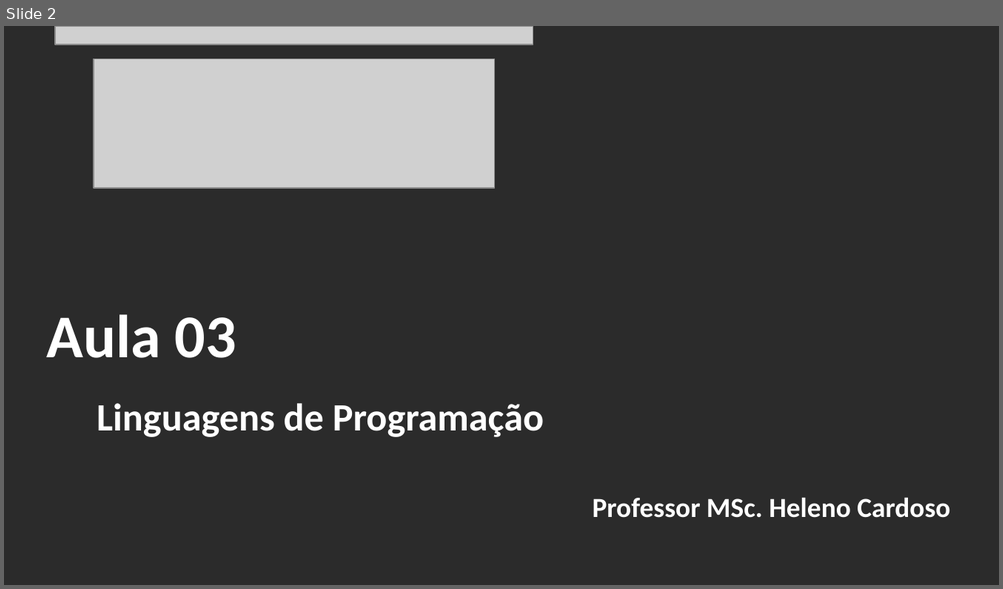
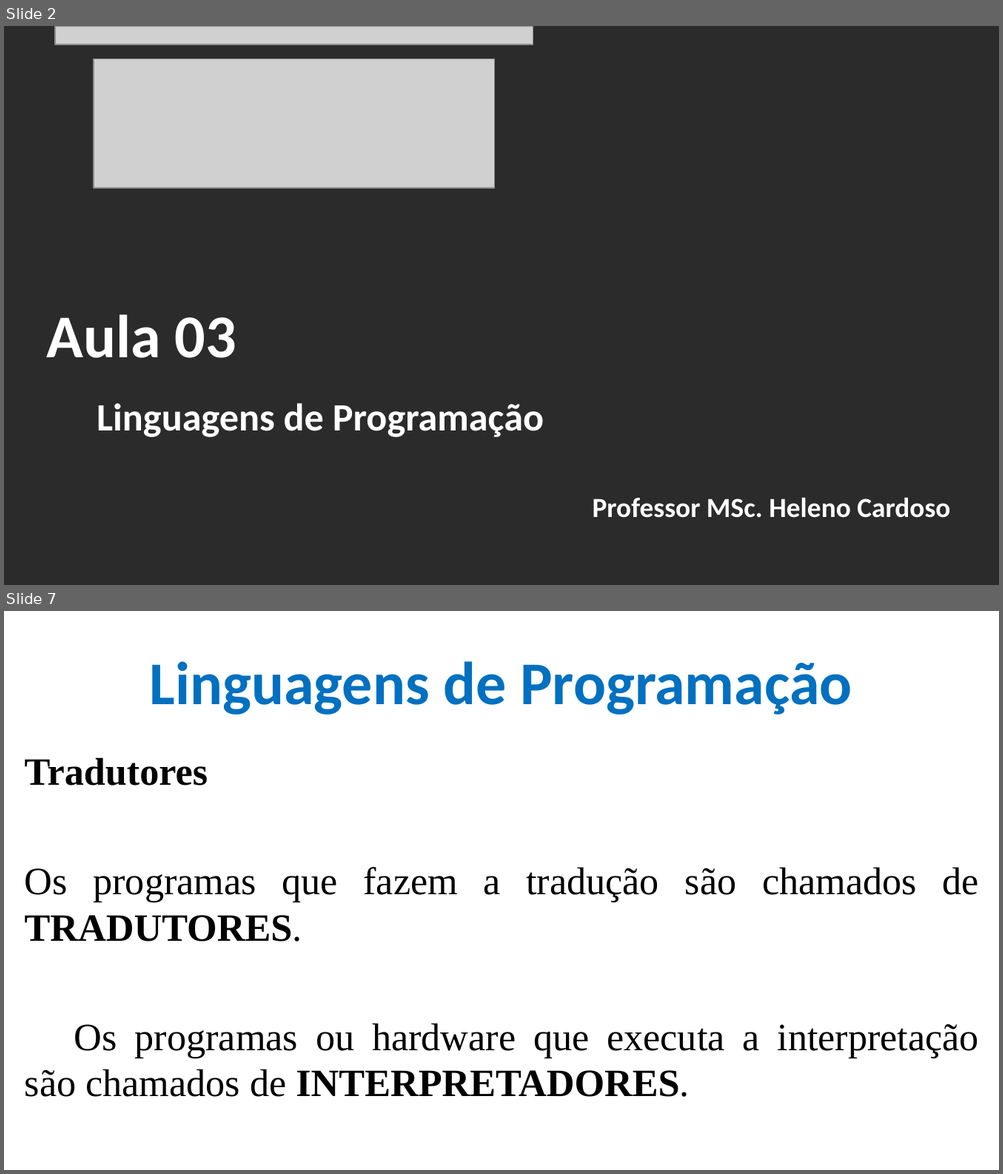
Before and after one commit to CloudEducationBrazil/WydenTeoriaCompiladores, a slide deck: 01 Classes/Aula 03 Teoria de Compiladores - Linguagens de programação.pptx. Shown one above the other, each under a label of ours: slide 2 before the commit, slides 2 and 7 after it; the slides between them are not shown. The pictures are 1003x589 and 1003x1174 pixels, drawn with LibreOffice and Linux fonts; fonts in the diff are those of the drawing; grey boxes stand for pictures; background and template pictures are left out; a plain dark background stands for a picture behind light text. Boxes give left, top, right and bottom in pixels: in the first picture for what was removed or moved away, otherwise in the second. Text is boxed around its words. In the diff, an @@ line names an element or a change of style, - is before the commit and + after.

```diff
--- a/01 Classes/Aula 03 Teoria de Compiladores - Linguagens de programação.pptx
+++ b/01 Classes/Aula 03 Teoria de Compiladores - Linguagens de programação.pptx
@@ slide 7 added at (4,611,999,1170), background picture (left out) @@
@@ title added at (149,661,852,715), 44 pt, text #0070C0, bold @@
+Linguagens de Programação
@@ text added at (25,758,979,1097), 28 pt, text #000000 @@
+Tradutores
+Os programas que fazem a tradução são chamados de TRADUTORES.
+Os programas ou hardware que executa a interpretação são chamados de INTERPRETADORES.
```
Also in this commit, not shown: 6 slides changed, 13 other slides added.
